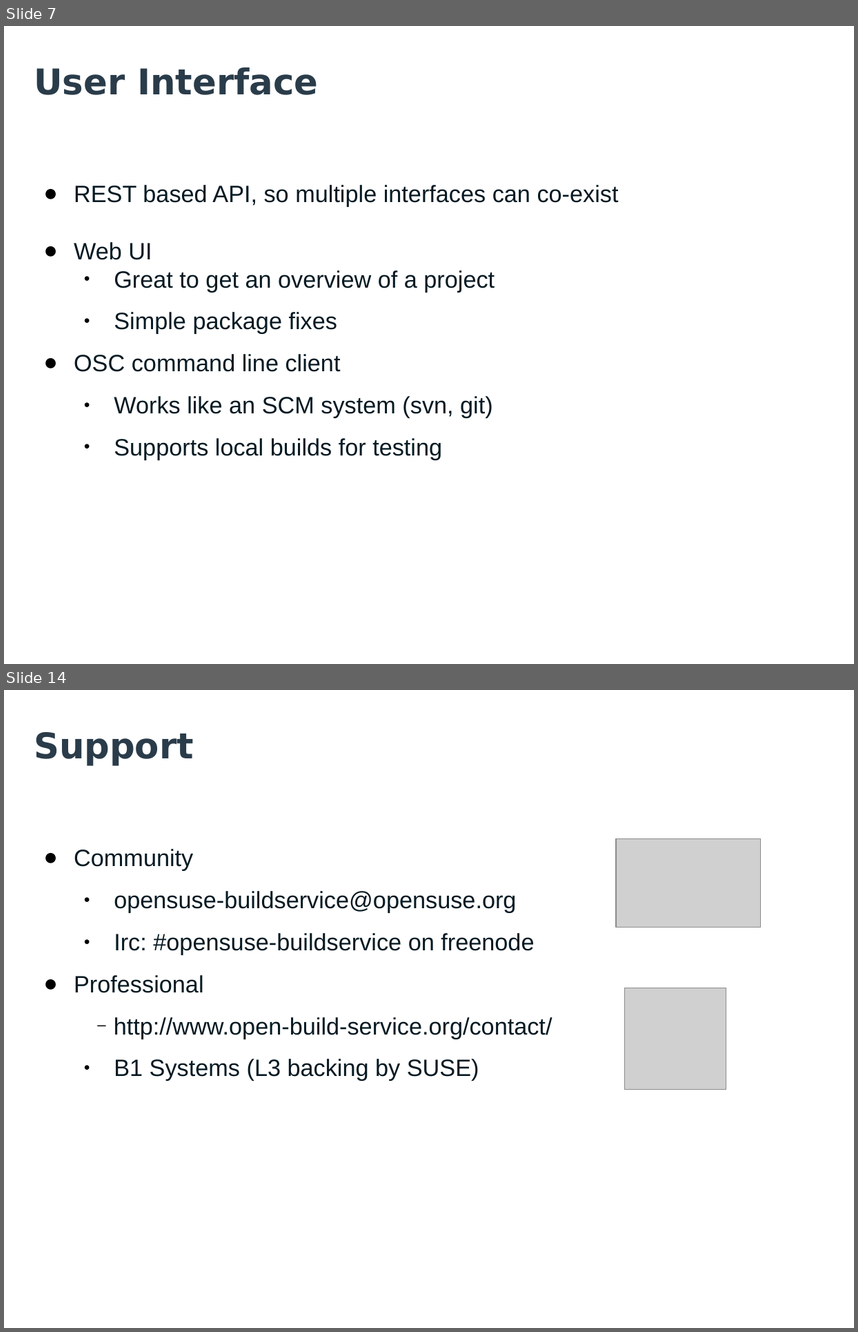
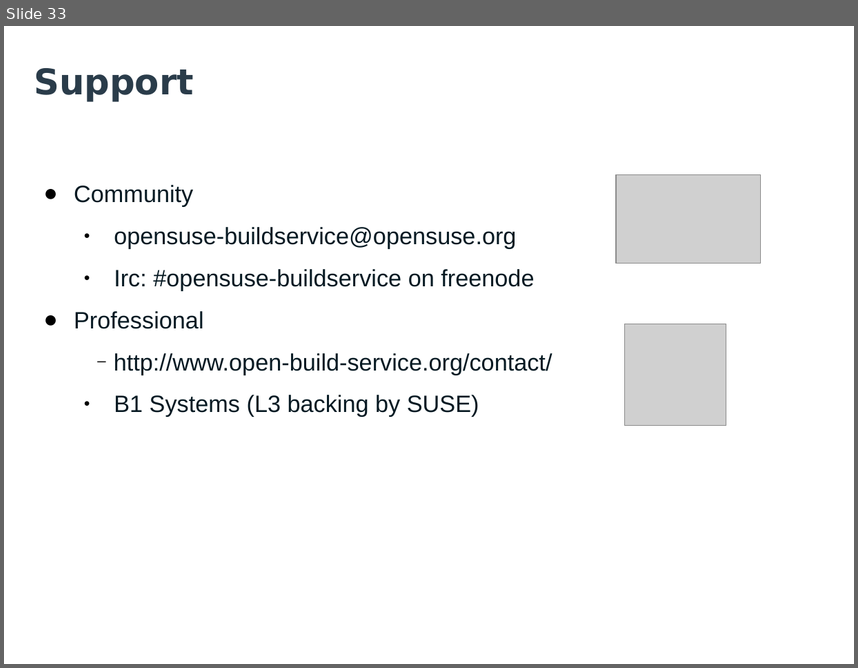
Before and after one commit to openSUSE/obs-landing, a slide deck: files/talks/OBS-Facts-Features-Future.odp. Shown one above the other, each under a label of ours: slides 7 and 14 before the commit, slide 33 after it; the slides between them are not shown. The pictures are 858x1332 and 858x668 pixels, drawn with LibreOffice and Linux fonts; fonts in the diff are those of the drawing; grey boxes stand for pictures; background and template pictures are left out. Boxes give left, top, right and bottom in pixels: in the first picture for what was removed or moved away, otherwise in the second. Text is boxed around its words. In the diff, an @@ line names an element or a change of style, - is before the commit and + after.

Commit message:
Rework support page, update the workshops, oSC12 event report

```diff
--- a/files/talks/OBS-Facts-Features-Future.odp
+++ b/files/talks/OBS-Facts-Features-Future.odp
@@ slide 7 removed at (4,26,854,664), background #FFFFFF; not listed: 1 template element that a slide beside it also shows @@
@@ title removed at (34,67,318,95) @@
-User Interface
@@ text removed at (74,185,619,459) @@
-● REST based API, so multiple interfaces can co-exist
-● Web UI
-  ● Great to get an overview of a project
-  ● Simple package fixes
-● OSC command line client
-  ● Works like an SCM system (svn, git)
-  ● Supports local builds for testing
@@ what was slide 14 is now slide 33 @@
```
Also in this commit, not shown: 3 slides changed, 30 slides added, 9 other slides removed, 4 other files.
